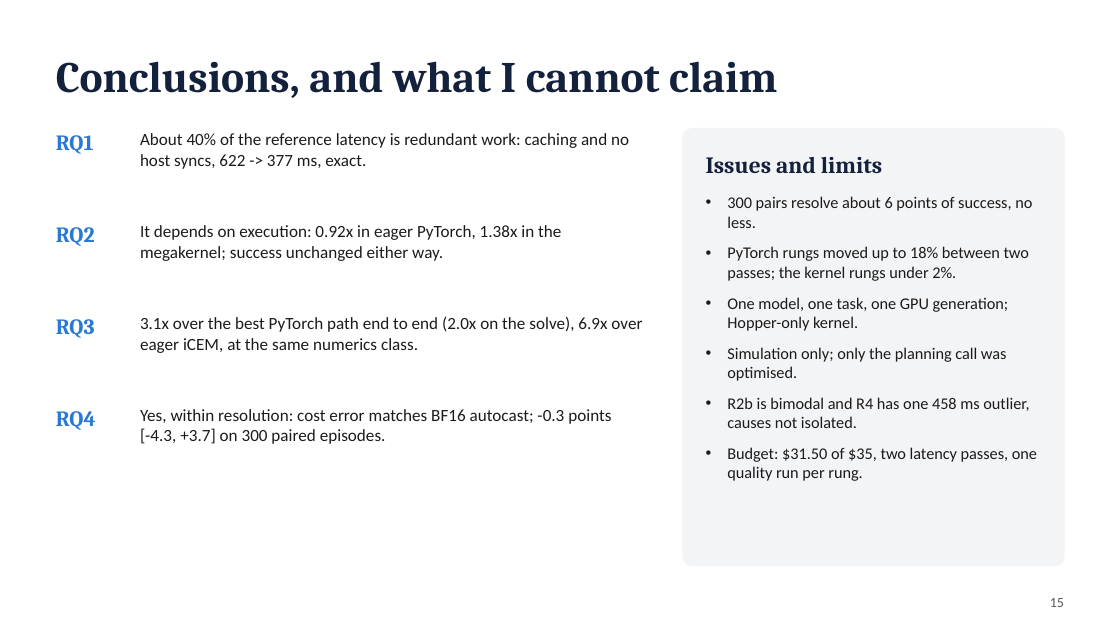
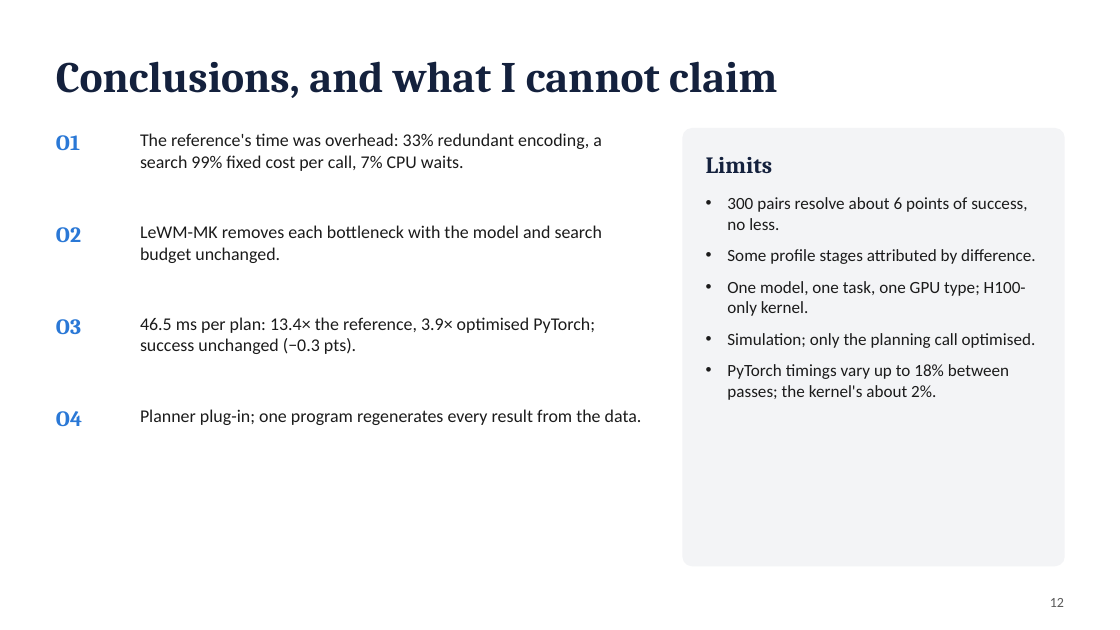
Before and after one commit to antoinenguyen27/lewm-flash, a slide deck: slide 12 of docs/paper/presentation.pptx (slide 15 before the commit). Drawn at 1120x630 pixels with LibreOffice and Linux fonts; fonts in the diff are those of the drawing. Boxes give left, top, right and bottom in pixels: in the first picture for what was removed or moved away, otherwise in the second. Text is boxed around its words. In the diff, an @@ line names an element or a change of style, - is before the commit and + after.

```diff
--- a/docs/paper/presentation.pptx
+++ b/docs/paper/presentation.pptx
@@ text at bbox=[56, 135, 80, 151]: text changed @@
-RQ1
+O1
@@ text at bbox=[140, 133, 602, 171]: text changed; size 11 to 11.5 pt @@
-About 40% of the reference latency is redundant work: caching and no host syncs, 622 -> 377 ms, exact.
+The reference's time was overhead: 33% redundant encoding, a search 99% fixed cost per call, 7% CPU waits.
@@ text at bbox=[706, 157, 773, 173]: text changed @@
-Issues and limits
+Limits
@@ text at bbox=[727, 197, 1027, 230]: size 10.5 to 11 pt in "300 pairs resolve about 6 points of ..." @@
@@ text at bbox=[56, 227, 81, 243]: text changed @@
-RQ2
+O2
@@ text at bbox=[140, 225, 602, 263]: text changed; size 11 to 11.5 pt @@
-It depends on execution: 0.92x in eager PyTorch, 1.38x in the megakernel; success unchanged either way.
+LeWM-MK removes each bottleneck with the model and search budget unchanged.
@@ text at bbox=[727, 249, 1036, 400]: text changed; size 10.5 to 11 pt @@
-• PyTorch rungs moved up to 18% between two passes; the kernel rungs under 2%.
-• One model, one task, one GPU generation; Hopper-only kernel.
-• Simulation only; only the planning call was optimised.
-• R2b is bimodal and R4 has one 458 ms outlier, causes not isolated.
-• Budget: $31.50 of $35, two latency passes, one quality run per rung.
+• Some profile stages attributed by difference.
+• One model, one task, one GPU type; H100-only kernel.
+• Simulation; only the planning call optimised.
+• PyTorch timings vary up to 18% between passes; the kernel's about 2%.
@@ text at bbox=[56, 319, 81, 335]: text changed @@
-RQ3
+O3
@@ text at bbox=[140, 317, 595, 354]: text changed; size 11 to 11.5 pt @@
-3.1x over the best PyTorch path end to end (2.0x on the solve), 6.9x over eager iCEM, at the same numerics class.
+46.5 ms per plan: 13.4× the reference, 3.9× optimised PyTorch; success unchanged (−0.3 pts).
@@ text at bbox=[56, 411, 82, 427]: text changed @@
-RQ4
+O4
@@ text at bbox=[140, 409, 642, 425]: text changed; size 11 to 11.5 pt @@
-Yes, within resolution: cost error matches BF16 autocast; -0.3 points [-4.3, +3.7] on 300 paired episodes.
+Planner plug-in; one program regenerates every result from the data.
@@ text at bbox=[1050, 598, 1064, 607]: text changed @@
-15
+12
```
Also in this commit, not shown: 6 other slides changed, 7 slides added, 10 slides removed, 33 other files.
